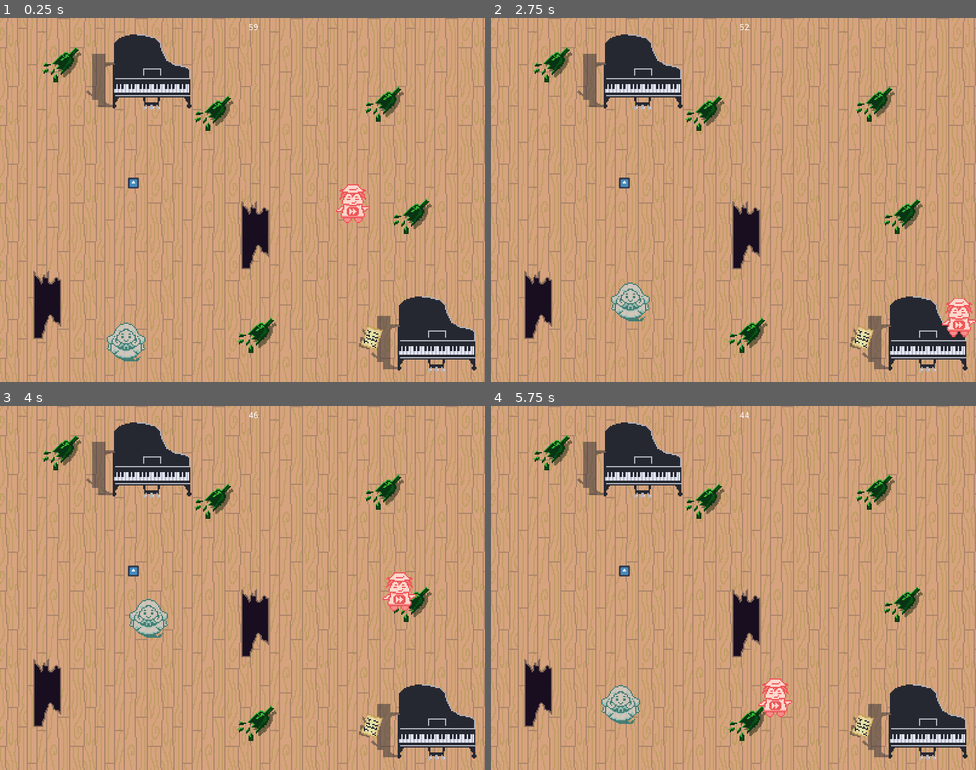
Above: before the commit, frames 1-4 (two rows, left to right).
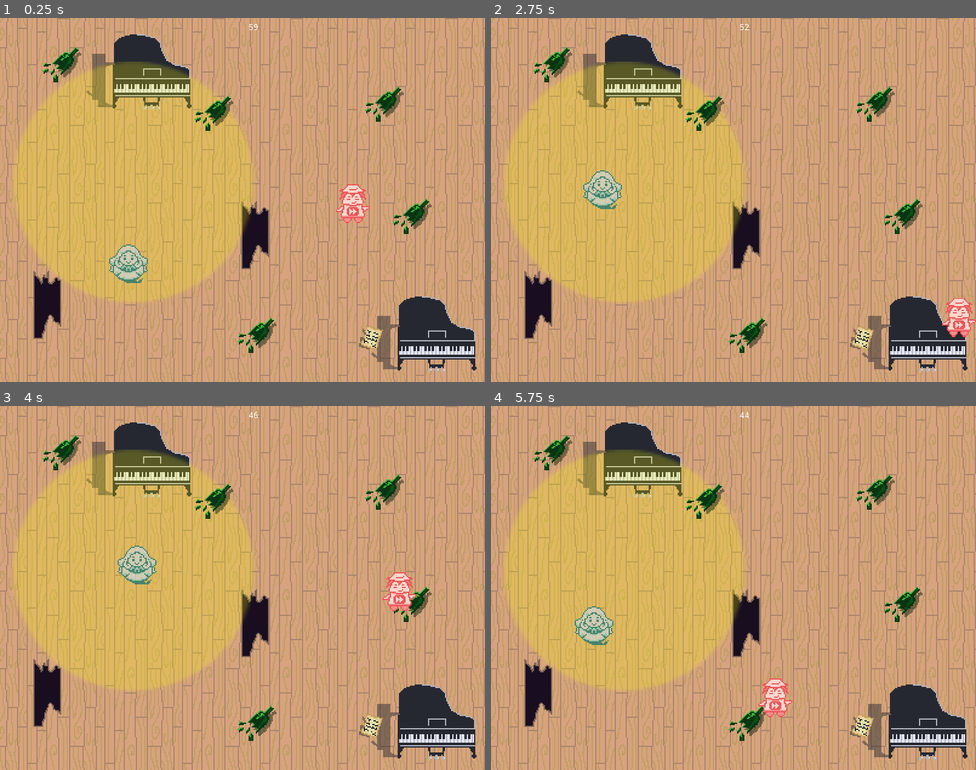
Above: after the commit, the same moments.

Repository: FrenCompany/GGJ2022
Game: Godot game, scene res://Scenes/Nivel.tscn
Same seed, same stepped clock (60 frames per second), same inputs: the game is played once before the commit and once after it. The engine's default icon, where the game draws it, is replaced by a stand-in: a white triangle on a blue panel in a dark square.
Inputs (mouse positions are in pixels of both pictures, inside the frame that each line leads up to):
- Up to frame 1 (0.25 s): no input
- Up to frame 2 (2.75 s): move the mouse to (840, 181) at 0.52 s; hold Right (ui_right) 0.53-1.28 s; move the mouse to (636, 218) at 1.27 s; hold Down (ui_down) 1.28-2.03 s; move the mouse to (782, 119) at 2.02 s; hold Right (ui_right) from 2.03 s (still down)
- Up to frame 3 (4 s): move the mouse to (218, 660) at 2.77 s; release Right (ui_right) at 2.78 s; hold Up (ui_up) 2.78-3.53 s; move the mouse to (388, 642) at 3.52 s; hold Left (ui_left) from 3.53 s (still down)
- Up to frame 4 (5.75 s): move the mouse to (588, 533) at 4.27 s; move the mouse to (757, 588) at 5.02 s; release Left (ui_left) at 5.03 s; hold Down (ui_down) from 5.03 s (still down)

The runs differ from the first frame. In frame 1, 21% of the frame differs, in the area x 3-52%, y 12-95%; in frame 2, 21%; in frame 3, 21%; in frame 4, 21%.

Commit message:
Agregar sprite que muestra area de influencia de objetos

Diff:
--- a/GGJ2022/Scenes/ObjetoAfectaMov.tscn
+++ b/GGJ2022/Scenes/ObjetoAfectaMov.tscn
@@ -1,7 +1,7 @@
 [gd_scene load_steps=5 format=2]
 
 [ext_resource path="res://Scripts/ObjetoAfectaMov.gd" type="Script" id=1]
-[ext_resource path="res://icon.png" type="Texture" id=2]
+[ext_resource path="res://assets/Sprites/influencia.png" type="Texture" id=2]
 [ext_resource path="res://Scenes/SpriteTypes/SpriteAntiguo.tscn" type="PackedScene" id=3]
 
 [sub_resource type="CircleShape2D" id=1]
@@ -15,5 +15,4 @@
 shape = SubResource( 1 )
 
 [node name="SpriteAntiguo" parent="." instance=ExtResource( 3 )]
-scale = Vector2( 0.281, 0.281 )
 texture = ExtResource( 2 )
--- a/GGJ2022/Scripts/ObjetoAfectaMov.gd
+++ b/GGJ2022/Scripts/ObjetoAfectaMov.gd
@@ -7,20 +7,29 @@
 # define si atrae (+) o repele (-) al fantasma y con que fuerza
 export var influencia = 1
 
-export var dist_max_influencia = 100
-export var dist_min_influencia = 600
-var rango = dist_min_influencia - dist_max_influencia
+export var dist_min_influencia = 100
+export var dist_max_influencia = 200
 
 # es visible en el espejo?
 var _en_espejo = false
+
 
 # Called when the node enters the scene tree for the first time.
 func _init():
 	add_to_group("afecta_mov")
 
+func _ready():
+	var escala = dist_max_influencia / 50.0
+	$SpriteAntiguo.scale = Vector2(escala, escala)
+	if influencia > 0:
+		$SpriteAntiguo.modulate = Color(1, 1, 0)
+	else:
+		$SpriteAntiguo.modulate = Color(1, 0, 0)
+
+
 
 # Called every frame. 'delta' is the elapsed time since the previous frame.
-func _process(delta):
+func _process(_delta):
 	if _en_espejo:
 		emit_signal('afectar_mov', self)
 
@@ -29,27 +38,32 @@
 	espejo.connect("area_entered", self, "entro_espejo")
 	espejo.connect("area_exited", self, "salio_espejo")
 
+
 func entro_espejo(area):
 	if area == self:
 		_en_espejo = true
 		self.emit_visible()
+		$SpriteAntiguo.visible = true
+
 
 func salio_espejo(area):
 	if area == self:
 		_en_espejo = false
 		self.emit_invisible()
+		$SpriteAntiguo.visible = false
+
 
 func registrar_fantasma(fantasma):
 	self.connect("afectar_mov", fantasma, "_on_afectar_mov")
 
+
 func afectar_mov_fantasma(fantasma):
 	var distancia = position.distance_to(fantasma.position)
-	var poder = 1 - clamp(distancia - dist_max_influencia, 0, rango) / rango
 
-	if poder > 0:
+	if dist_min_influencia <= distancia and distancia <= dist_max_influencia:
 		var direccion = fantasma.position.direction_to(position)
-		fantasma.dir += direccion * influencia * poder
-		fantasma.dir = fantasma.dir.clamped(fantasma.vel_max)
+		fantasma.dir = direccion * influencia * fantasma.vel_max
+
 
 func get_type():
 	if (self.influencia > 0):
Binary file added: GGJ2022/assets/Sprites/influencia.png
